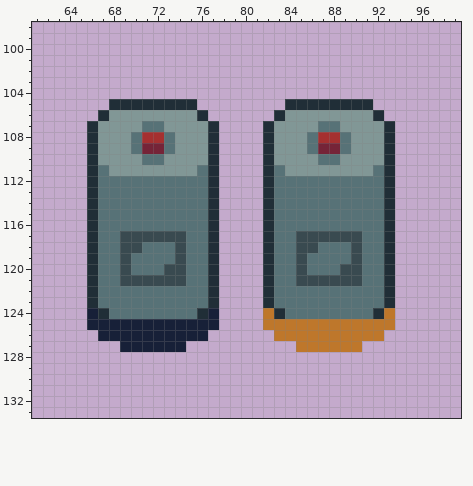
File history of a pixel-art file, Assets/Textures/Modules.aseprite. The first picture shows the starting point.
256x256 pixels, 1 frame. Colours within 5 levels of each other are drawn and written as one. Shown: x 61..99, y 98..133.
The result:
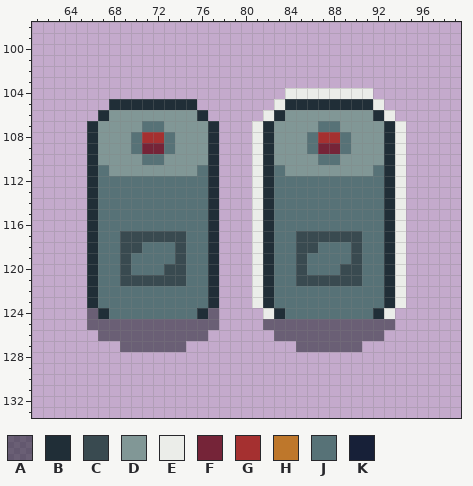
Palette (. is transparent): A #10141f80  B #202e37  C #394a50  D #819796  E #ebede9  F #752438  G #a53030  H #be772b  J #577277  K #172038
From old to new:
layer "Shadow" opacity 50% added
Layer "Layer 1":
y 104: x 84..91 ........ -> EEEEEEEE
y 105: x 83 . -> E; x 92 . -> E
y 106: x 82 . -> E; x 93 . -> E
y 107..123: x 81 . -> E; x 94 . -> E
y 124: x 66 K -> A; x 77 K -> A; x 82 H -> E; x 93 H -> E
y 125: x 66..77 KKKKKKKKKKKK -> AAAAAAAAAAAA; x 82..93 HHHHHHHHHHHH -> AAAAAAAAAAAA
y 126: x 67..76 KKKKKKKKKK -> AAAAAAAAAA; x 83..92 HHHHHHHHHH -> AAAAAAAAAA
y 127: x 69..74 KKKKKK -> AAAAAA; x 85..90 HHHHHH -> AAAAAA
